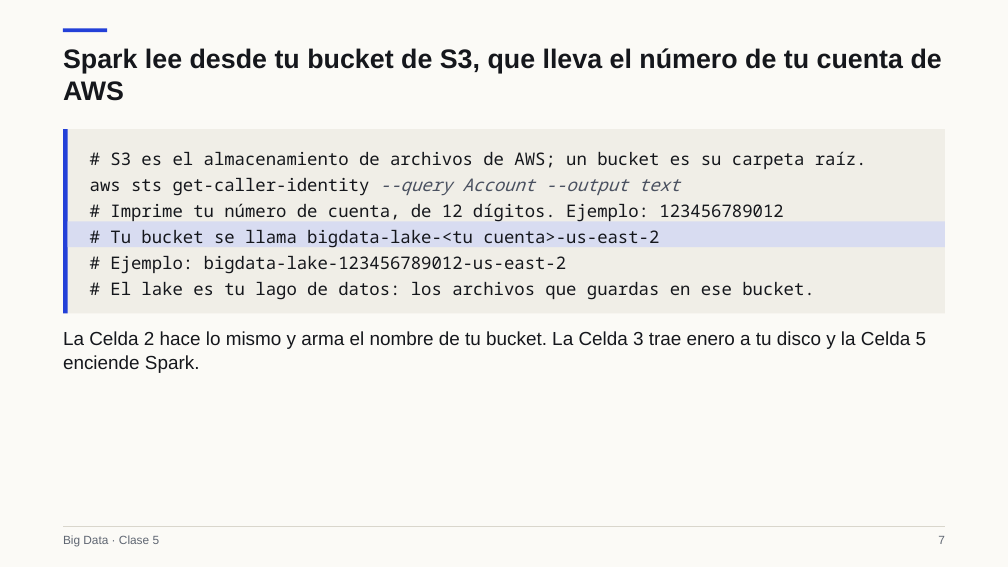
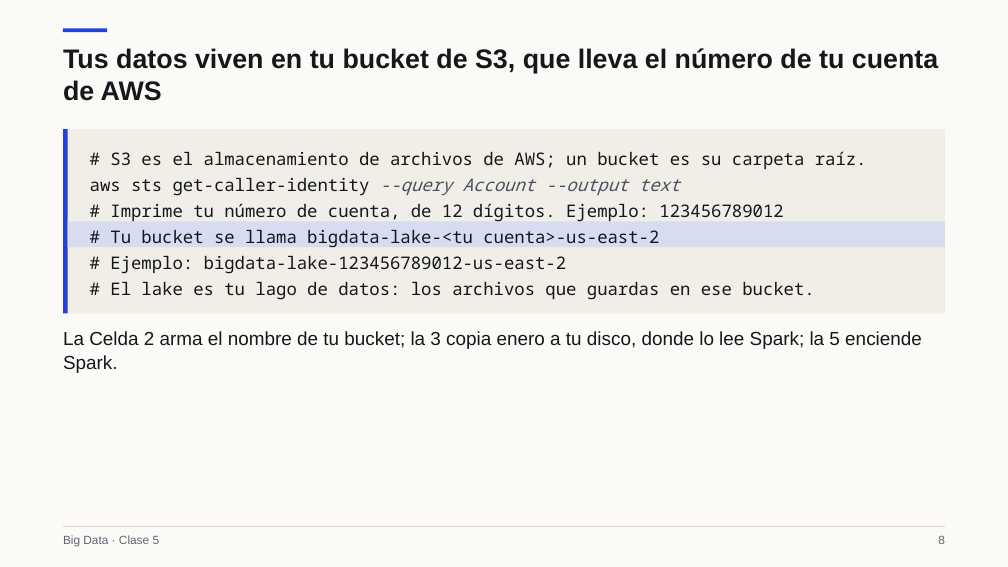
Before and after one commit to Apaezc/bigdata-udem-2026, a slide deck: slide 8 of curso/clase05/deck/slides.pptx (slide 7 before the commit). Drawn at 1008x567 pixels with LibreOffice and Linux fonts; fonts in the diff are those of the drawing. Boxes give left, top, right and bottom in pixels: in the first picture for what was removed or moved away, otherwise in the second. Text is boxed around its words. In the diff, an @@ line names an element or a change of style, - is before the commit and + after.

```diff
--- a/curso/clase05/deck/slides.pptx
+++ b/curso/clase05/deck/slides.pptx
@@ text at (x1=63, y1=48, x2=938, y2=101): text changed @@
-Spark lee desde tu bucket de S3, que lleva el número de tu cuenta de AWS
+Tus datos viven en tu bucket de S3, que lleva el número de tu cuenta de AWS
@@ text at (x1=63, y1=331, x2=922, y2=373): text changed @@
-La Celda 2 hace lo mismo y arma el nombre de tu bucket. La Celda 3 trae enero a tu disco y la Celda 5 enciende Spark.
+La Celda 2 arma el nombre de tu bucket; la 3 copia enero a tu disco, donde lo lee Spark; la 5 enciende Spark.
@@ text at (x1=938, y1=536, x2=945, y2=544): text changed @@
-7
+8
```
Also in this commit, not shown: 38 other slides changed, 3 slides added, 5 other files.
